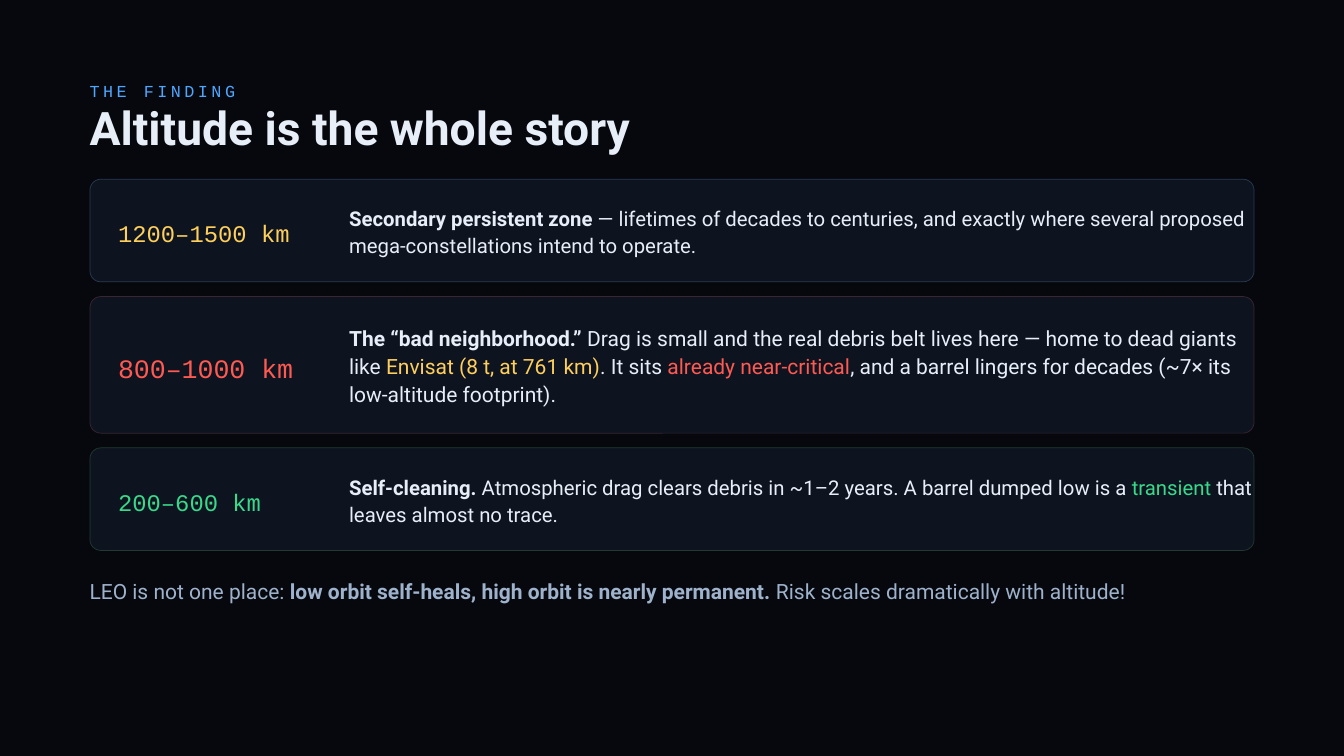
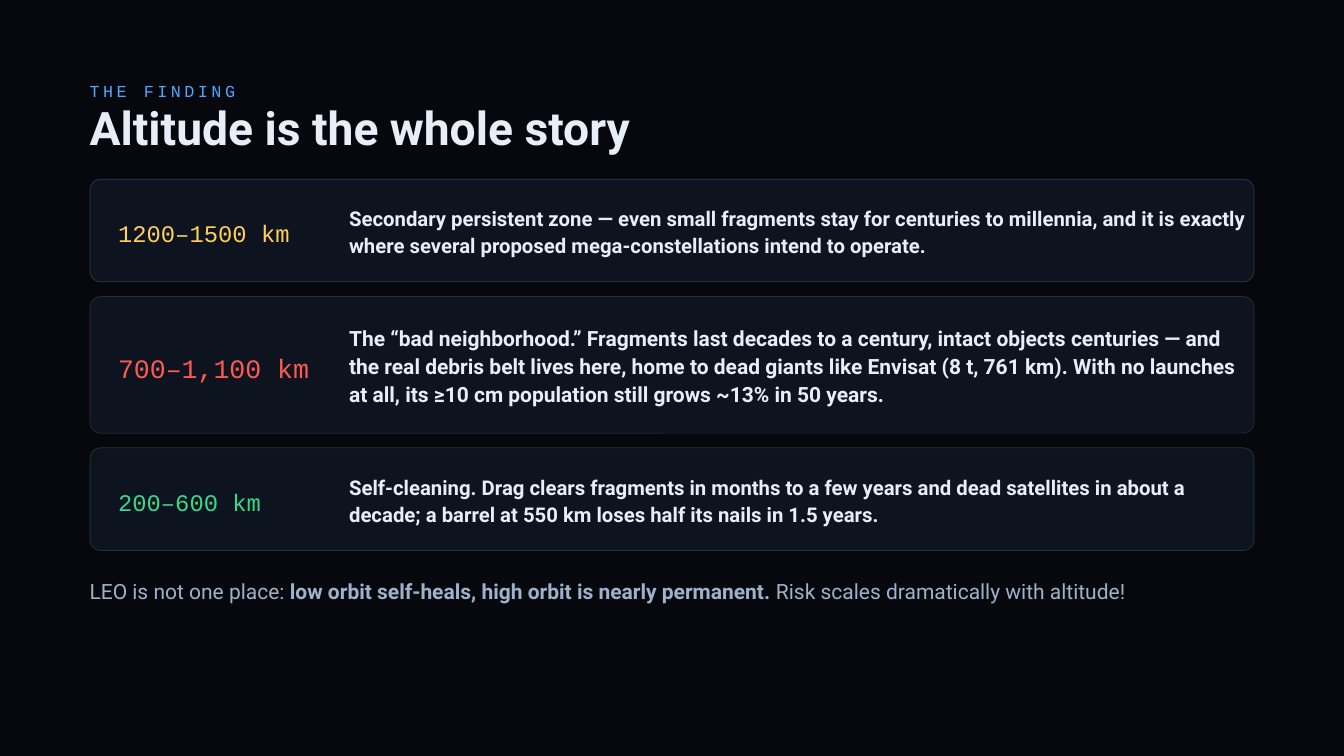
Before and after one commit to TimKadyrov/DebrisCascade, a slide deck: slide 11 of Barrel of Nails — Kessler Study.pptx. Drawn at 1344x756 pixels with LibreOffice and Linux fonts; fonts in the diff are those of the drawing. Boxes give left, top, right and bottom in pixels: in the first picture for what was removed or moved away, otherwise in the second. Text is boxed around its words. In the diff, an @@ line names an element or a change of style, - is before the commit and + after.

```diff
--- a/Barrel of Nails — Kessler Study.pptx
+++ b/Barrel of Nails — Kessler Study.pptx
@@ text at (x1=349, y1=210, x2=1245, y2=258): text changed; bold on @@
-Secondary persistent zone — lifetimes of decades to centuries, and exactly where several proposed mega-constellations intend to operate.
+Secondary persistent zone — even small fragments stay for centuries to millennia, and it is exactly where several proposed mega-constellations intend to operate.
@@ text at (x1=118, y1=359, x2=309, y2=383): text changed @@
-800–1000 km
+700–1,100 km
@@ text at (x1=349, y1=330, x2=1235, y2=407): text changed; bold on @@
-The “bad neighborhood.” Drag is small and the real debris belt lives here — home to dead giants like Envisat (8 t, at 761 km). It sits already near-critical, and a barrel lingers for decades (~7× its low-altitude footprint).
+The “bad neighborhood.” Fragments last decades to a century, intact objects centuries — and the real debris belt lives here, home to dead giants like Envisat (8 t, 761 km). With no launches at all, its ≥10 cm population still grows ~13% in 50 years.
@@ text at (x1=349, y1=479, x2=1185, y2=527): text changed; bold on @@
-Self-cleaning. Atmospheric drag clears debris in ~1–2 years. A barrel dumped low is a transient that leaves almost no trace.
+Self-cleaning. Drag clears fragments in months to a few years and dead satellites in about a decade; a barrel at 550 km loses half its nails in 1.5 years.
```
Also in this commit, not shown: 13 other slides changed, 11 other files.
